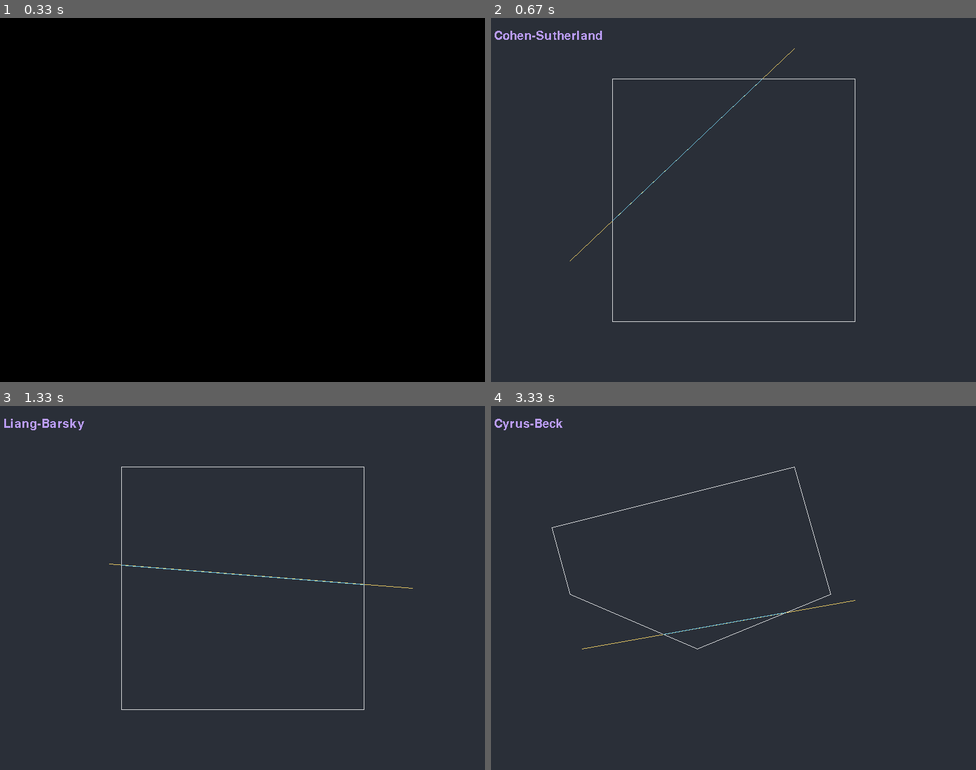
Above: before the commit, frames 1-4 (two rows, left to right).
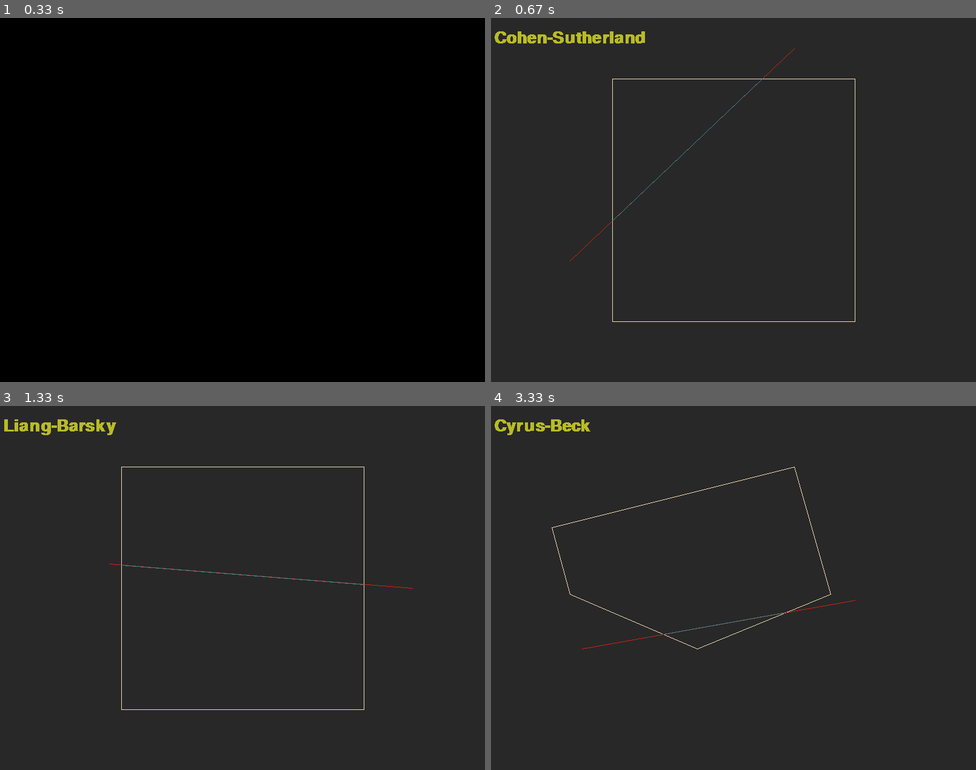
Above: after the commit, the same moments.

Repository: 0xkn1gh7/Computer-Graphics-Pygame
Game: pygame game, started from lab5.py
The game is run twice, just before and just after one commit, with the same random seed, the same clock (stepped at 60 frames per second) and the same inputs.
Inputs:
- Up to frame 1 (0.33 s): no input
- Up to frame 2 (0.67 s): tap 1 at 0.33 s
- Up to frame 3 (1.33 s): tap 4 at 0.67 s; tap 3 at 1 s
- Up to frame 4 (3.33 s): tap 2 at 1.33, 3 s; tap 1 at 1.67 s

Frame 1 is identical in both runs. In frame 2, 1.1% of the frame differs, in the area x 0-76%, y 3-84%; in frame 3, 1.0%; in frame 4, 0.8%.

Commit message:
Changed theme to Gruvbox

Diff:
--- a/lab5.py
+++ b/lab5.py
@@ -3,13 +3,13 @@
 
 pygame.init()
 
-text_colour = (186, 156, 243)
-white = (225, 227, 228)
-colour = (234, 203, 100)
-colour2 = (114, 204, 232)
-bg_colour = (42, 47, 56)
-
-font_object = pygame.font.SysFont("Iosevka Nerd Font", 30)
+text_color = (184, 187, 38)
+white = (235, 219, 178)
+color = (204, 36, 20)
+color2 = (69, 133, 136)
+bg_color = (40, 40, 40)
+
+font_object = pygame.font.SysFont("Iosevka Nerd Font", 40, bold=True)
 display_text = ["", "Cohen-Sutherland", "Cyrus-Beck", "Liang-Barsky", "Polygon Clipping"]
 
 # square boundary conditions
@@ -19,12 +19,12 @@
 # Vertices of polygon boundary
 vertices = [[100, 200], [500, 100], [560, 310], [340, 400], [130, 310]]
 
-text = font_object.render(display_text[0], False, text_colour)
+text = font_object.render(display_text[0], False, text_color)
 
 screen = pygame.display.set_mode((800, 600))
 
 def reset_screen() :
-    screen.fill(bg_colour)
+    screen.fill(bg_color)
 
 def draw_square_window():
     pygame.draw.line(screen, white, [x_max, y_max], [x_min, y_max])
@@ -69,14 +69,14 @@
         x1, y1 = 500, 50
         x2, y2 = 130, 400
 
-    pygame.draw.line(screen, colour, [x1, y1], [x2, y2])
+    pygame.draw.line(screen, color, [x1, y1], [x2, y2])
 
     pos1 = calc_position(x1, y1)
     pos2 = calc_position(x2, y2)
 
 
     if (pos1 | pos2) == 0:
-        pygame.draw.line(screen, colour2, [x1, y1], [x2, y2])
+        pygame.draw.line(screen, color2, [x1, y1], [x2, y2])
         return
     elif (pos1 & pos2):
         return
@@ -89,7 +89,7 @@
     if pos2 != 0:
         x2, y2 = intersection(slope, x2, y2, pos2)
 
-    pygame.draw.line(screen, colour2, [x1, y1], [x2, y2])
+    pygame.draw.line(screen, color2, [x1, y1], [x2, y2])
 
 def dot(p0, p1):
     return p0[0] * p1[0] + p0[1] * p1[1]
@@ -99,7 +99,7 @@
     if x1 == -1:
         x1, y1 = 150, 400
         x2, y2 = 600, 320
-    pygame.draw.line(screen, colour, [x1, y1], [x2, y2])
+    pygame.draw.line(screen, color, [x1, y1], [x2, y2])
 
     n = len(vertices)
     P1_P0 = (x2 - x1, y2 - y1)
@@ -119,13 +119,13 @@
     y1_clip = round(y1 + P1_P0[1] * temp[0])
     x2_clip = round(x1 + P1_P0[0] * temp[1])
     y2_clip = round(y1 + P1_P0[1] * temp[1])
-    pygame.draw.line(screen, colour2, [x1_clip, y1_clip], [x2_clip, y2_clip])
+    pygame.draw.line(screen, color2, [x1_clip, y1_clip], [x2_clip, y2_clip])
 
 def liang_barsky(x1, y1, x2, y2):
     if x1 == -1:
         x1, y1 = 680, 300
         x2, y2 = 180, 260
-    pygame.draw.line(screen, colour, [x1, y1], [x2, y2])
+    pygame.draw.line(screen, color, [x1, y1], [x2, y2])
 
     dx = x2 - x1
     dy = y2 - y1
@@ -156,7 +156,7 @@
     x2_clip = round(x1 + t_exit * dx)
     y2_clip = round(y1 + t_exit * dy)
 
-    pygame.draw.line(screen, colour2, [x1_clip, y1_clip], [x2_clip, y2_clip])
+    pygame.draw.line(screen, color2, [x1_clip, y1_clip], [x2_clip, y2_clip])
 
 def x_intersect(x1, y1, x2, y2, x3, y3, x4, y4):
     num = (x1*y2 - y1*x2) * (x3-x4) - (x1-x2) * (x3*y4 - y3*x4)
@@ -208,7 +208,7 @@
     poly_points = np.array([[100, 250], [650, 460], [400, 80]])
     clipper_size = 4
     clipper_points = np.array([[x_min, y_min], [x_min, y_max], [x_max, y_max], [x_max, y_min]])
-    pygame.draw.polygon(screen, colour, poly_points, 1)
+    pygame.draw.polygon(screen, color, poly_points, 1)
     pygame.draw.polygon(screen, white, clipper_points, 1)
     for i in range(clipper_size):
         k = (i+1) % clipper_size
@@ -217,7 +217,7 @@
                                       clipper_points[i][1], clipper_points[k][0],
                                       clipper_points[k][1])
 
-    pygame.draw.polygon(screen, colour2, poly_points)
+    pygame.draw.polygon(screen, color2, poly_points)
 
 
 method_type = 0
@@ -255,6 +255,6 @@
                 reset_screen()
                 suth_hodg()
 
-    text = font_object.render(display_text[method_type], False, text_colour)
+    text = font_object.render(display_text[method_type], False, text_color)
     screen.blit(text, (5, 20))
     pygame.display.update()
--- a/lab6.py
+++ b/lab6.py
@@ -3,19 +3,18 @@
 from numpy import matrix
 from math import cos, sin, pi
 
-
 pygame.init()
 
-text_colour = (186, 156, 243)
-white = (225, 227, 228)
-colour = (234, 203, 100)
-colour2 = (114, 204, 232)
-bg_colour = (42, 47, 56)
-
-font_object = pygame.font.SysFont("Iosevka Nerd Font", 30)
+text_color = (184, 187, 38)
+white = (235, 219, 178)
+color = (204, 36, 20)
+color2 = (69, 133, 136)
+bg_color = (40, 40, 40)
+
+font_object = pygame.font.SysFont("Iosevka Nerd Font", 40, bold=True)
 display_text = ["", "Cohen-Sutherland 3D", "Cyrus-Beck 3D", "Liang-Barsky 3D"]
 
-text = font_object.render(display_text[0], False, text_colour)
+text = font_object.render(display_text[0], False, text_color)
 screen_width = 800
 screen_height = 600
 screen = pygame.display.set_mode((screen_width, screen_height))
@@ -93,7 +92,7 @@
 
 
 def reset_screen() :
-    screen.fill(bg_colour)
+    screen.fill(bg_color)
     draw_the_cube()
 
 
@@ -263,10 +262,10 @@
                 x1, y1, z1 = -20, 60, 100
                 x2, y2, z2 = 300, 250, 250
                 full_line_2D_1, full_line_2D_2 = to_2d([x1, y1, z1]), to_2d([x2, y2, z2])
-                pygame.draw.line(screen, colour, full_line_2D_1, full_line_2D_2)
+                pygame.draw.line(screen, color, full_line_2D_1, full_line_2D_2)
                 clipped_line_3D_1, clipped_line_3D_2 = cohen_sutherland_clip_3d(x1, y1, z1, x2, y2, z2, xmin, xmax, ymin, ymax, zmin, zmax)
                 clipped_line_2D_1, clipped_line_2D_2 = to_2d(clipped_line_3D_1), to_2d(clipped_line_3D_2)
-                pygame.draw.line(screen, colour2, clipped_line_2D_1, clipped_line_2D_2)
+                pygame.draw.line(screen, color2, clipped_line_2D_1, clipped_line_2D_2)
 
             elif event.key == pygame.K_2:
                 method_type = 2
@@ -282,10 +281,10 @@
                 p1 = np.array([-200, 100, 100])
                 p2 = np.array([300, 100, 100])
                 full_line_2D_1, full_line_2D_2 = to_2d([p1[0], p1[1], p1[2]]), to_2d([p2[0], p2[1], p2[2]])
-                pygame.draw.line(screen, colour, full_line_2D_1, full_line_2D_2)
+                pygame.draw.line(screen, color, full_line_2D_1, full_line_2D_2)
                 clipped_line_3D_1, clipped_line_3D_2 = cyrus_beck_clip_3d(p1, p2, polyhedron_faces)
                 clipped_line_2D_1, clipped_line_2D_2 = to_2d(clipped_line_3D_1), to_2d(clipped_line_3D_2)
-                pygame.draw.line(screen, colour2, clipped_line_2D_1, clipped_line_2D_2)
+                pygame.draw.line(screen, color2, clipped_line_2D_1, clipped_line_2D_2)
 
             elif event.key == pygame.K_3:
                 method_type = 3
@@ -296,11 +295,11 @@
                 x1, y1, z1 = -20, 60, 100
                 x2, y2, z2 = 300, 250, 250
                 full_line_2D_1, full_line_2D_2 = to_2d([x1, y1, z1]), to_2d([x2, y2, z2])
-                pygame.draw.line(screen, colour, full_line_2D_1, full_line_2D_2)
+                pygame.draw.line(screen, color, full_line_2D_1, full_line_2D_2)
                 clipped_line_3D_1, clipped_line_3D_2 = liang_barsky_clip_3d(x1, y1, z1, x2, y2, z2, xmin, xmax, ymin, ymax, zmin, zmax)
                 clipped_line_2D_1, clipped_line_2D_2 = to_2d(clipped_line_3D_1), to_2d(clipped_line_3D_2)
-                pygame.draw.line(screen, colour2, clipped_line_2D_1, clipped_line_2D_2)
-
-    text = font_object.render(display_text[method_type], False, text_colour)
+                pygame.draw.line(screen, color2, clipped_line_2D_1, clipped_line_2D_2)
+
+    text = font_object.render(display_text[method_type], False, text_color)
     screen.blit(text, (5, 20))
     pygame.display.update()
